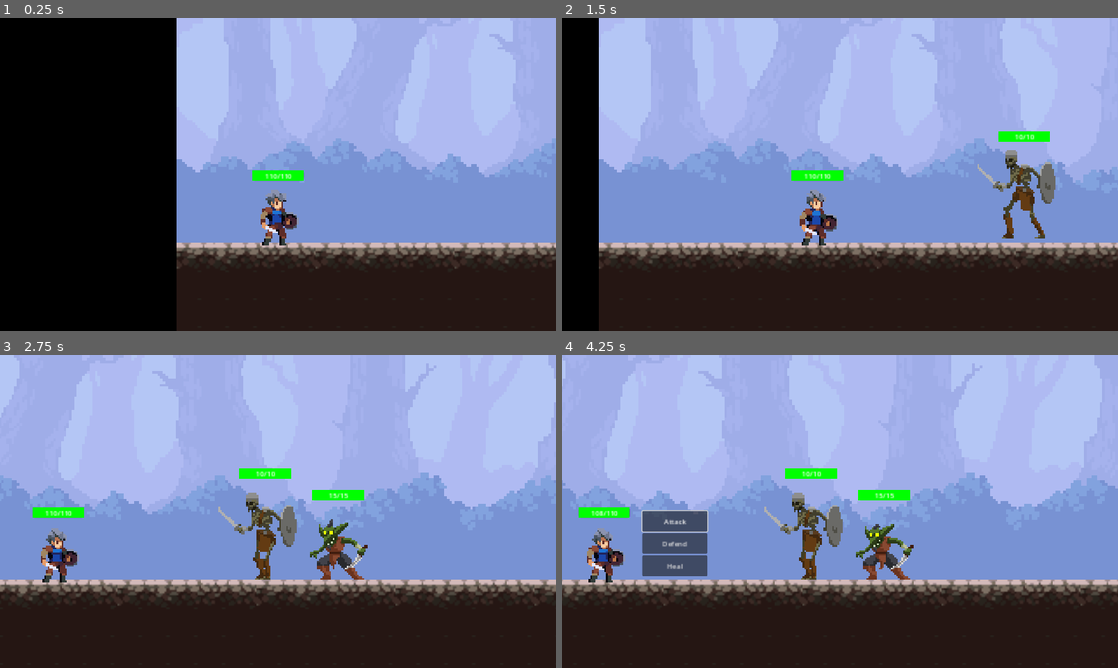
Above: before the commit, frames 1-4 (two rows, left to right).
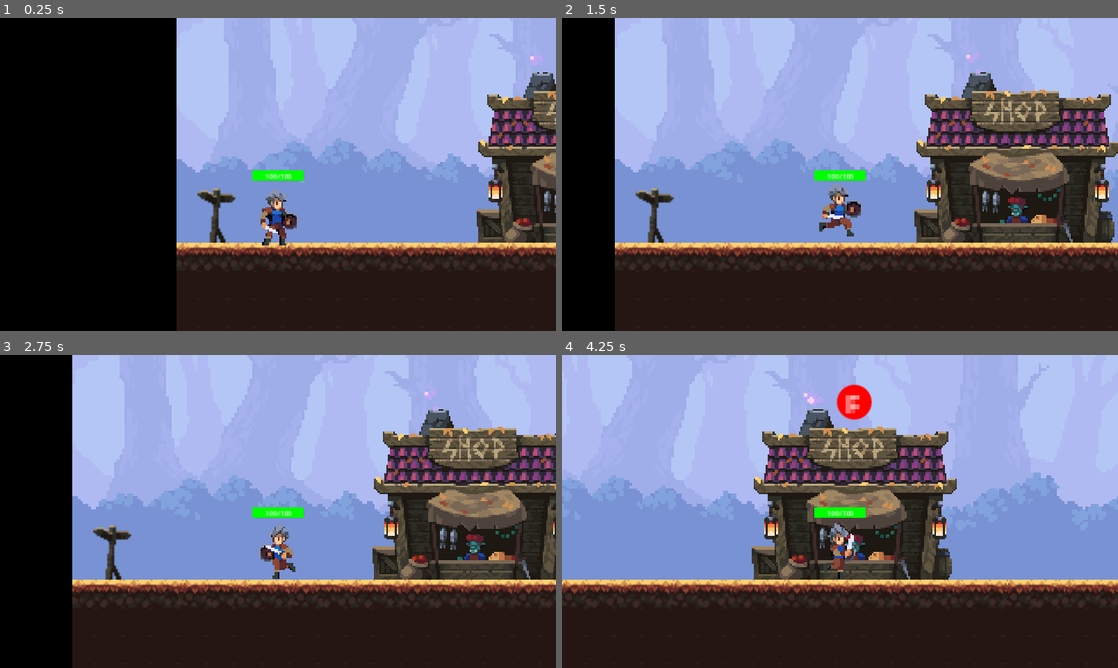
Above: after the commit, the same moments.

Repository: StephenDavid13/Project-T
Game: Godot game, scene res://scenes/main_scenes/outside_tower.tscn
Same seed, same stepped clock (60 frames per second), same inputs: the game is played once before the commit and once after it. Before the commit the project starts from res://scenes/main_scenes/level_dungeon.tscn.
Inputs:
- Up to frame 1 (0.25 s): no input
- Up to frame 2 (1.5 s): hold Right (right) from 0.53 s (still down); tap F (action_use) at 0.6, 1.35 s
- Up to frame 3 (2.75 s): release Right (right) at 2.03 s; hold A (left) from 2.03 s (still down); tap F (action_use) at 2.1 s
- Up to frame 4 (4.25 s): release A (left) at 2.78 s; hold Right (right) from 2.78 s (still down); tap F (action_use) at 2.85, 3.6 s

The runs differ from the first frame. In frame 1, 9.5% of the frame differs, in the area x 31-100%, y 11-80%; in frame 2, 29%; in frame 3, 45%, in the area x 0-100%, y 0-100%; in frame 4, 35%.

Commit message:
Added heal and defend properly and on death #8

Diff:
--- a/project.godot
+++ b/project.godot
@@ -11,7 +11,7 @@
 [application]
 
 config/name="Project T"
-run/main_scene="res://scenes/main_scenes/level_dungeon.tscn"
+run/main_scene="res://scenes/main_scenes/outside_tower.tscn"
 config/features=PackedStringArray("4.2", "Mobile")
 config/icon="res://icon.svg"
 
@@ -74,6 +74,5 @@
 
 [rendering]
 
-renderer/rendering_method="mobile"
 textures/vram_compression/import_etc2_astc=true
 environment/defaults/default_clear_color=Color(0, 0, 0, 1)
--- a/scenes/subscenes/main_character/main_character.gd
+++ b/scenes/subscenes/main_character/main_character.gd
@@ -9,19 +9,19 @@
 
 var can_move = true
 var did_attack = false
+var did_heal = false
+var did_defend = false
 
-var max_health :int
-var current_health : int
+var max_health : int
+var defend : int
 
+signal on_dead()
 var gravity = ProjectSettings.get_setting("physics/2d/default_gravity")
 
 var rng_generator = RandomNumberGenerator.new()
 
 func _ready():
 	set_max_health_gamestate()
-	max_health = statsheet.VITALITY
-	current_health = GameState.player_current_health
-
 	update_health_bar()
 
 func _physics_process(delta):
@@ -61,24 +61,49 @@
 	$"../TurnManager".start_next_turn()
 
 func take_damage(damage: int):
-	current_health -= damage
-	GameState.player_current_health = current_health
-	if current_health < 0:
-		current_health = 0
+	var final_damage = damage
+	if did_defend:
+		final_damage -= defend
+		if final_damage <= 0:
+			final_damage = 0
+		did_defend = false
+		defend = 0
+	GameState.player_current_health -= final_damage
+	print("Monster final damage with ", final_damage)
+	if GameState.player_current_health <= 0:
+		GameState.player_current_health = GameState.player_max_health
+		update_health_bar()
+		on_dead.emit()
 	update_health_bar()
 
 func update_health_bar():
-	health_bar.update_health(current_health, max_health)
+	health_bar.update_health(GameState.player_current_health, max_health)
 
 func set_max_health_gamestate():
+	max_health = statsheet.VITALITY
 	GameState.player_max_health = max_health
 
 	if GameState.player_current_health == 0:
 		GameState.player_current_health = statsheet.VITALITY
-		print(GameState.player_current_health)
 
 func _on_attack():
 	did_attack = true
 	var damage = ceil((statsheet.STRENGTH * randi_range(0, (statsheet.STRENGTH/2))) + (statsheet.STRENGTH / 2))
 	print("Player attacked with ", damage)
 	$"../TurnManager".get_frontmost_mob().take_damage(damage)
+
+func _on_defend():
+	did_defend = true
+	defend = floor((statsheet.STRENGTH + statsheet.VITALITY) * 0.125)
+	print("Player defended with ", defend)
+
+func _on_heal():
+	did_heal = true
+	var heal = floor(statsheet.INTELLIGENCE * randf_range(0.9, 1.5))
+	var new_health = GameState.player_current_health + heal
+	if new_health >= GameState.player_max_health:
+		GameState.player_current_health = GameState.player_max_health
+	else:
+		GameState.player_current_health += heal
+	print("Player heal with ", heal)
+	update_health_bar()
--- a/scenes/subscenes/main_character/main_character.tscn
+++ b/scenes/subscenes/main_character/main_character.tscn
@@ -183,7 +183,6 @@
 shape = SubResource("RectangleShape2D_5dmqn")
 
 [node name="StatsComponent" parent="." instance=ExtResource("3_6xc1c")]
-VITALITY = 110
 
 [node name="HealthBar" parent="." instance=ExtResource("4_0v2dn")]
 offset_left = -68.0
--- a/scenes/subscenes/props/HealthProgressBar.gd
+++ b/scenes/subscenes/props/HealthProgressBar.gd
@@ -1,5 +1,4 @@
 extends ProgressBar
-
 
 # Called when the node enters the scene tree for the first time.
 func _ready():
--- a/scripts/GameState.gd
+++ b/scripts/GameState.gd
@@ -1,7 +1,19 @@
 extends Node
+
+@onready var player = $main_char
 
 # Define your stats here
 var player_max_health : int
 var player_current_health : int
+var player_exp : int
 
 # Other game state data can be added here
+
+# Method to reset player health
+func reset_character():
+	player_exp = 0
+	player_current_health = player_max_health
+	get_tree().change_scene_to_file("res://scenes/main_scenes/outside_tower.tscn")
+
+func earn_experience(experience : int):
+	player_exp += experience
--- a/scripts/TurnManager.gd
+++ b/scripts/TurnManager.gd
@@ -21,6 +21,9 @@
 		startBattle = true
 		await get_tree().create_timer(1.5).timeout
 		mobs.append_array(enemies.get_children())
+
+		if(player.has_signal("on_dead")):
+				player.on_dead.connect(_on_player_died.bind())
 
 		# Connect the died signal for each mob
 		for mob in mobs:
@@ -95,8 +98,10 @@
 	if character == player:
 		print("Player has died. Battle over.")
 		startBattle = false
+		GameState.reset_character()
 	elif alive_characters.size() == 1 and alive_characters[0] == player:
 		print("All enemies defeated. Battle won!")
+		print("Total Experience: ", GameState.player_exp)
 		startBattle = false
 		$"..".finishingBattle()
 	elif alive_characters.size() == 0:
@@ -121,8 +126,13 @@
 	player.take_damage(damage)
 
 func _on_mob_died(mob):
-	print("A mob has died:", mob)
+	GameState.earn_experience(mob.get_node("StatsComponent").EXPERIENCE)
 	character_died(mob)
+
+func _on_player_died():
+	print("Player died: ", player.get_node("StatsComponent").NAME)
+	character_died(player)
+
 
 func get_frontmost_mob():
 	var player_position = player.position
--- a/scripts/playerSelection.gd
+++ b/scripts/playerSelection.gd
@@ -17,14 +17,14 @@
 
 
 func _on_defend_button_pressed():
-	print("Defend action selected")
 	is_player_turn = false
+	character._on_defend()
 	update_button_state()
 	character._on_turn_end()
 
 func _on_heal_button_pressed():
-	print("Heal action selected")
 	is_player_turn = false
+	character._on_heal()
 	update_button_state()
 	character._on_turn_end()
 
Not shown, changed: export_presets.cfg
Not shown, changed: export/.DS_Store
Not shown, added: export/windows/.DS_Store
Not shown, added: export/windows/project-t-0.0.2.exe
Not shown, added: export/windows/project-t-0.0.5.exe
Not shown, changed: export/windows/project-t.exe
